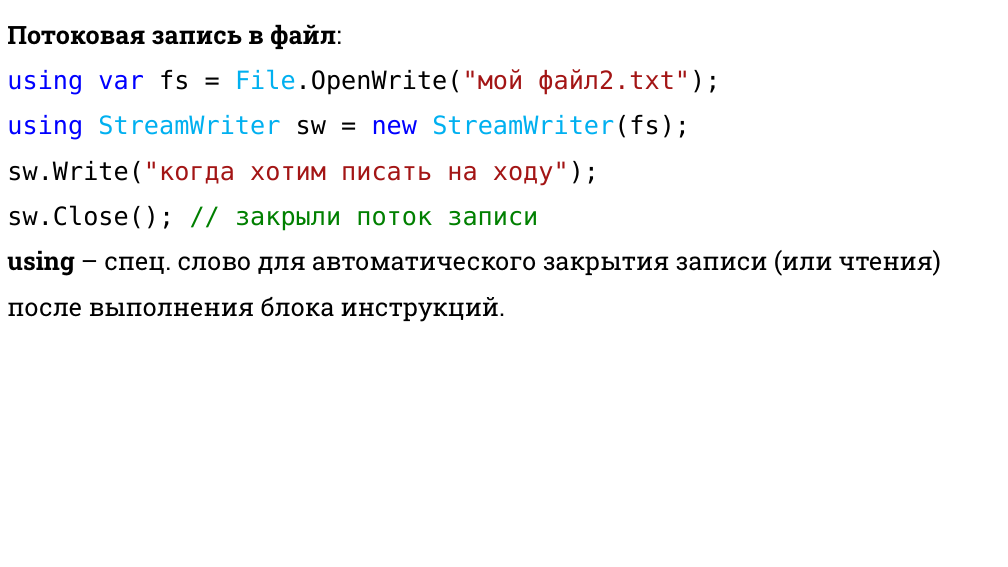
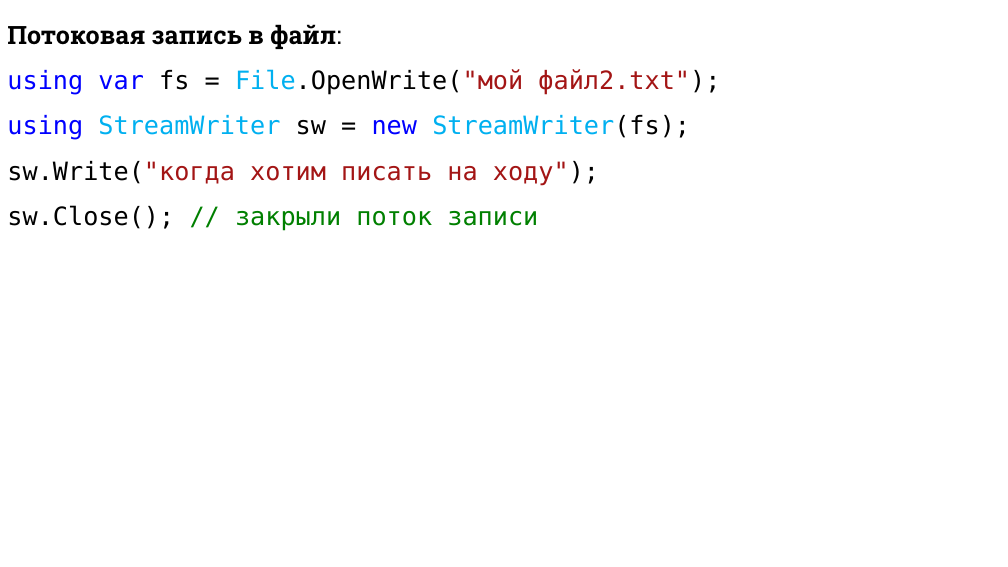
Before and after one commit to DaniilKlyukin/ITiP-1, a slide deck: slide 35 of Лекции/ИТиП лек 4 (лр 4).pptx (slide 31 before the commit). Drawn at 1008x567 pixels with LibreOffice and Linux fonts; fonts in the diff are those of the drawing. Boxes give left, top, right and bottom in pixels: in the first picture for what was removed or moved away, otherwise in the second. Text is boxed around its words. In the diff, an @@ line names an element or a change of style, - is before the commit and + after.

```diff
--- a/Лекции/ИТиП лек 4 (лр 4).pptx
+++ b/Лекции/ИТиП лек 4 (лр 4).pptx
@@ text at <box>7,250,941,322</box>: paragraph removed @@
-using – спец. слово для автоматического закрытия записи (или чтения) после выполнения блока инструкций.
```
Also in this commit, not shown: 1 other slide changed, 6 slides added.
